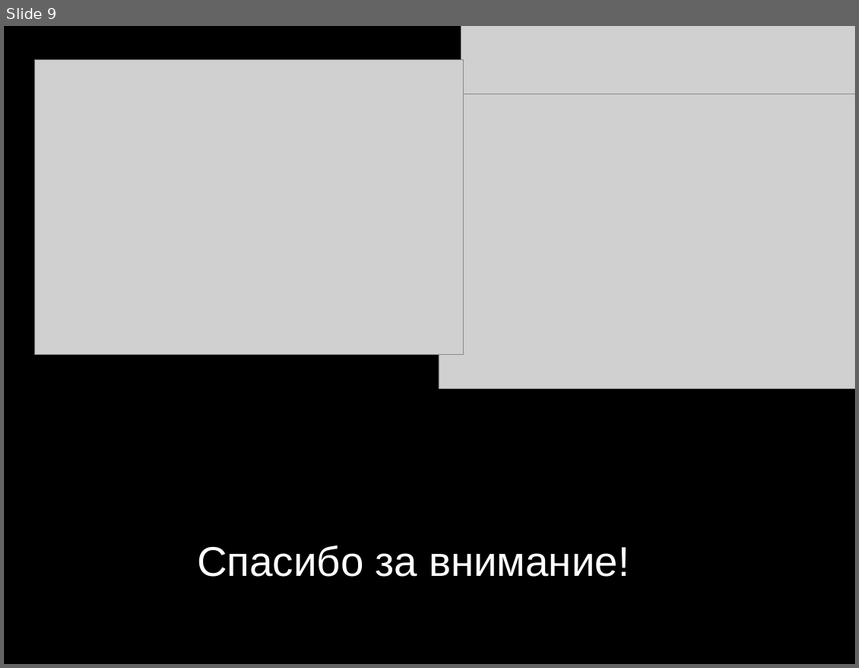
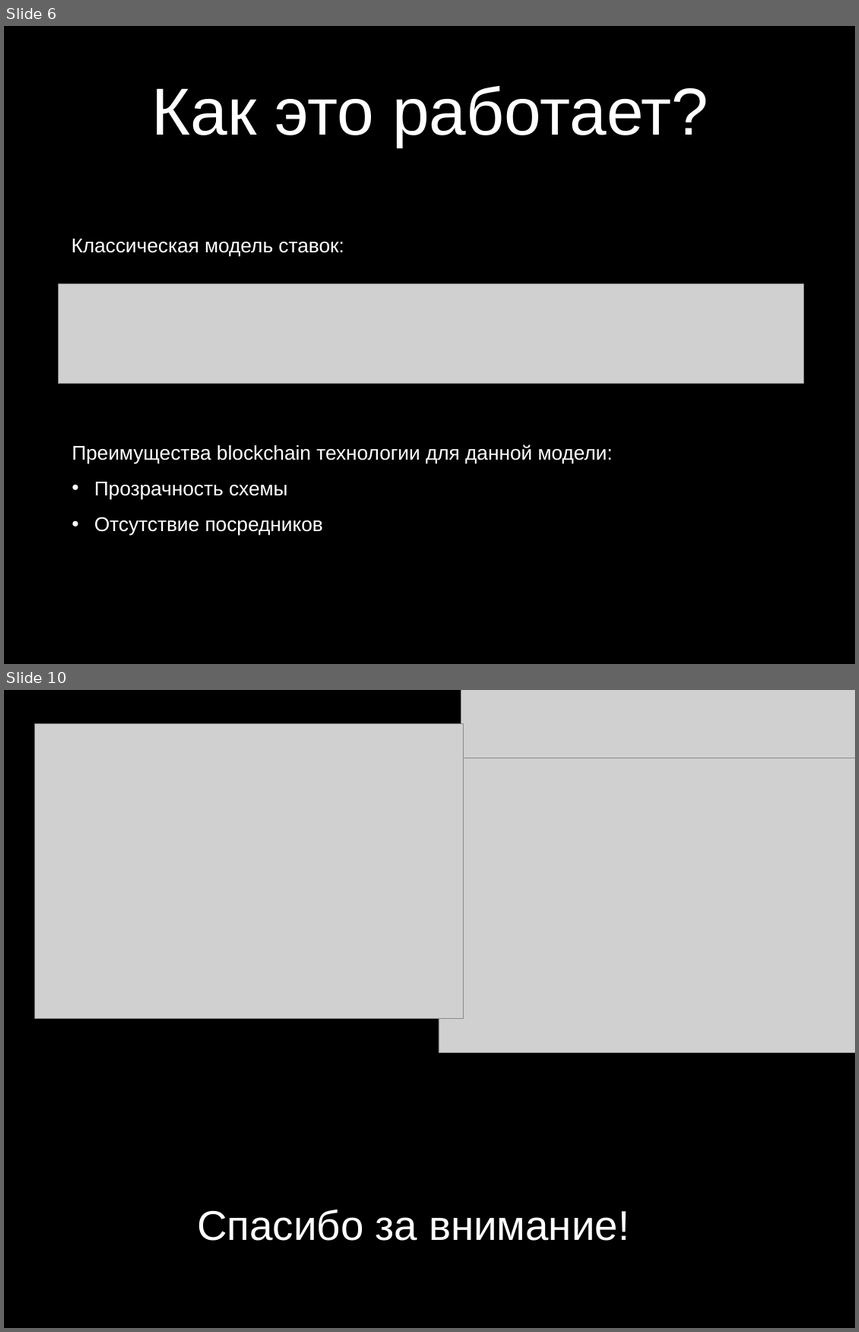
Before and after one commit to padap/hse_smart_contracts, a slide deck: presentation.pptx. Shown one above the other, each under a label of ours: slide 9 before the commit, slides 6 and 10 after it; the slides between them are not shown. The pictures are 859x668 and 859x1332 pixels, drawn with LibreOffice and Linux fonts; fonts in the diff are those of the drawing; grey boxes stand for pictures. Boxes give left, top, right and bottom in pixels: in the first picture for what was removed or moved away, otherwise in the second. Text is boxed around its words. In the diff, an @@ line names an element or a change of style, - is before the commit and + after.

```diff
--- a/presentation.pptx
+++ b/presentation.pptx
@@ slide 6 added at (4,26,855,664), background #000000 @@
@@ text added at (152,86,709,148), 80 pt, text #FFFFFF @@
+Как это работает?
@@ text added at (72,239,344,257), 24 pt, text #FFFFFF @@
+Классическая модель ставок:
@@ picture added at (58,284,804,383) @@
@@ text added at (72,445,613,536), 24 pt, text #FFFFFF @@
+Преимущества blockchain технологии для данной модели:
+• Прозрачность схемы
+• Отсутствие посредников
@@ what was slide 9 is now slide 10 @@
```
Also in this commit, not shown: 6 slides changed, 1 slide removed, 2 other files.
